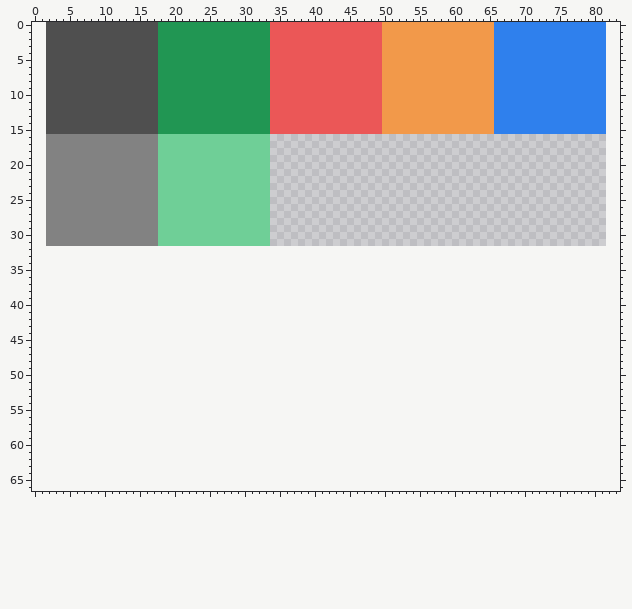
Sprite sheet, stored at assets/tiles.png. Above is the file before it was changed.
The file is 80x32 pixels. Colours within 5 levels of each other are drawn and written as one. The old version is drawn lined up with the new one, on the new canvas.
And afterwards:
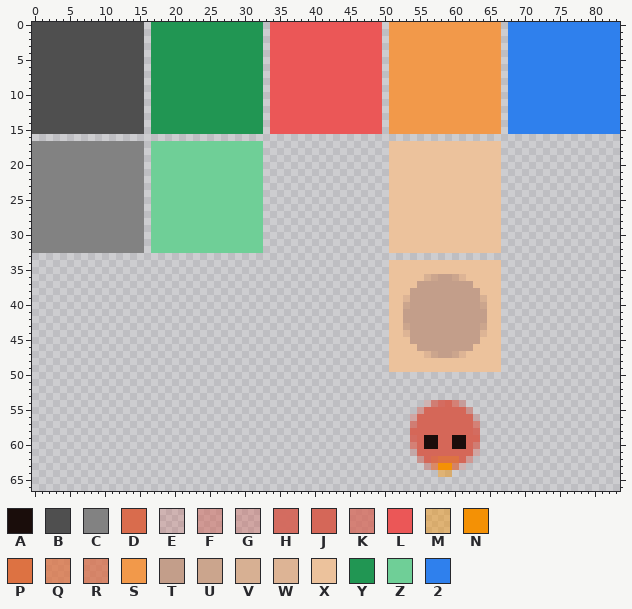
Palette (. is transparent): A #1a0d0b  B #4f4f4f  C #828282  D #d96c4d  E #d3645840  F #d3665880  G #d4655860  H #d46659ef  J #d56758  K #d66758bf  L #eb5757  M #f6920070  N #f49105  P #dd7242  Q #de7343bf  R #db6f49bf  S #f2994a  T #c39e8a  U #cba58d  V #d7b093  W #ddb495  X #ecc29c  Y #219653  Z #6fcf97  2 #2f80ed
Changes in this commit:
canvas 80x32 -> 84x67, the old top-left corner now at 2,0
Changed rows in their new state; - is an unchanged pixel.
first column x 0:
 0 BB--------------.Y---------------.----------------.---------------S.--------------22
 1 BB--------------.Y---------------.----------------.---------------S.--------------22
 2 BB--------------.Y---------------.----------------.---------------S.--------------22
 3 BB--------------.Y---------------.----------------.---------------S.--------------22
 4 BB--------------.Y---------------.----------------.---------------S.--------------22
 5 BB--------------.Y---------------.----------------.---------------S.--------------22
 6 BB--------------.Y---------------.----------------.---------------S.--------------22
 7 BB--------------.Y---------------.----------------.---------------S.--------------22
 8 BB--------------.Y---------------.----------------.---------------S.--------------22
 9 BB--------------.Y---------------.----------------.---------------S.--------------22
10 BB--------------.Y---------------.----------------.---------------S.--------------22
11 BB--------------.Y---------------.----------------.---------------S.--------------22
12 BB--------------.Y---------------.----------------.---------------S.--------------22
13 BB--------------.Y---------------.----------------.---------------S.--------------22
14 BB--------------.Y---------------.----------------.---------------S.--------------22
15 BB--------------.Y---------------.----------------.---------------S.--------------22
16 --................................--------------------------------------------------
17 CC--------------.Z---------------.-----------------XXXXXXXXXXXXXXXX-----------------
18 CC--------------.Z---------------.-----------------XXXXXXXXXXXXXXXX-----------------
19 CC--------------.Z---------------.-----------------XXXXXXXXXXXXXXXX-----------------
20 CC--------------.Z---------------.-----------------XXXXXXXXXXXXXXXX-----------------
21 CC--------------.Z---------------.-----------------XXXXXXXXXXXXXXXX-----------------
22 CC--------------.Z---------------.-----------------XXXXXXXXXXXXXXXX-----------------
23 CC--------------.Z---------------.-----------------XXXXXXXXXXXXXXXX-----------------
24 CC--------------.Z---------------.-----------------XXXXXXXXXXXXXXXX-----------------
25 CC--------------.Z---------------.-----------------XXXXXXXXXXXXXXXX-----------------
26 CC--------------.Z---------------.-----------------XXXXXXXXXXXXXXXX-----------------
27 CC--------------.Z---------------.-----------------XXXXXXXXXXXXXXXX-----------------
28 CC--------------.Z---------------.-----------------XXXXXXXXXXXXXXXX-----------------
29 CC--------------.Z---------------.-----------------XXXXXXXXXXXXXXXX-----------------
30 CC--------------.Z---------------.-----------------XXXXXXXXXXXXXXXX-----------------
31 CC--------------.Z---------------.-----------------XXXXXXXXXXXXXXXX-----------------
32 CCCCCCCCCCCCCCCC-ZZZZZZZZZZZZZZZZ------------------XXXXXXXXXXXXXXXX-----------------
34 ---------------------------------------------------XXXXXXXXXXXXXXXX-----------------
35 ---------------------------------------------------XXXXXXXXXXXXXXXX-----------------
36 ---------------------------------------------------XXXXXVUTTUWXXXXX-----------------
37 ---------------------------------------------------XXXXTTTTTTTTXXXX-----------------
38 ---------------------------------------------------XXXTTTTTTTTTTXXX-----------------
39 ---------------------------------------------------XXWTTTTTTTTTTVXX-----------------
40 ---------------------------------------------------XXUTTTTTTTTTTUXX-----------------
41 ---------------------------------------------------XXTTTTTTTTTTTTXX-----------------
42 ---------------------------------------------------XXTTTTTTTTTTTTXX-----------------
43 ---------------------------------------------------XXUTTTTTTTTTTUXX-----------------
44 ---------------------------------------------------XXWTTTTTTTTTTWXX-----------------
45 ---------------------------------------------------XXXTTTTTTTTTTXXX-----------------
46 ---------------------------------------------------XXXXTTTTTTTTXXXX-----------------
47 ---------------------------------------------------XXXXXWUTTUWXXXXX-----------------
48 ---------------------------------------------------XXXXXXXXXXXXXXXX-----------------
49 ---------------------------------------------------XXXXXXXXXXXXXXXX-----------------
first column x 54:
54 --EKHJKG--
55 -FJJJJJJF-
56 GJJJJJJJJE
57 KJJJJJJJJK
58 JJJJJJJJJH
59 HJAAJJAAJJ
60 KJAAJJAAJK
61 EJJJJJJJJG
62 -FJDPPPJF-
63 --GQNNRE--
64 ----MM----
